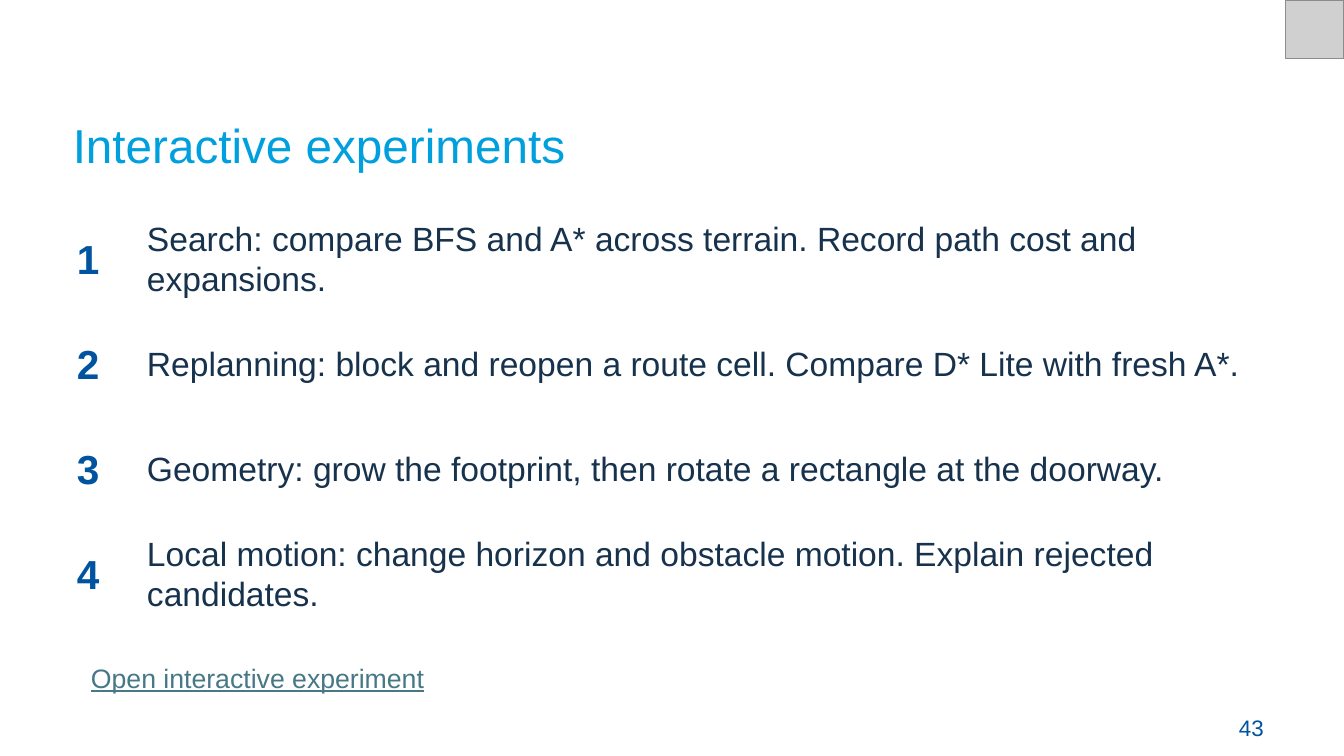
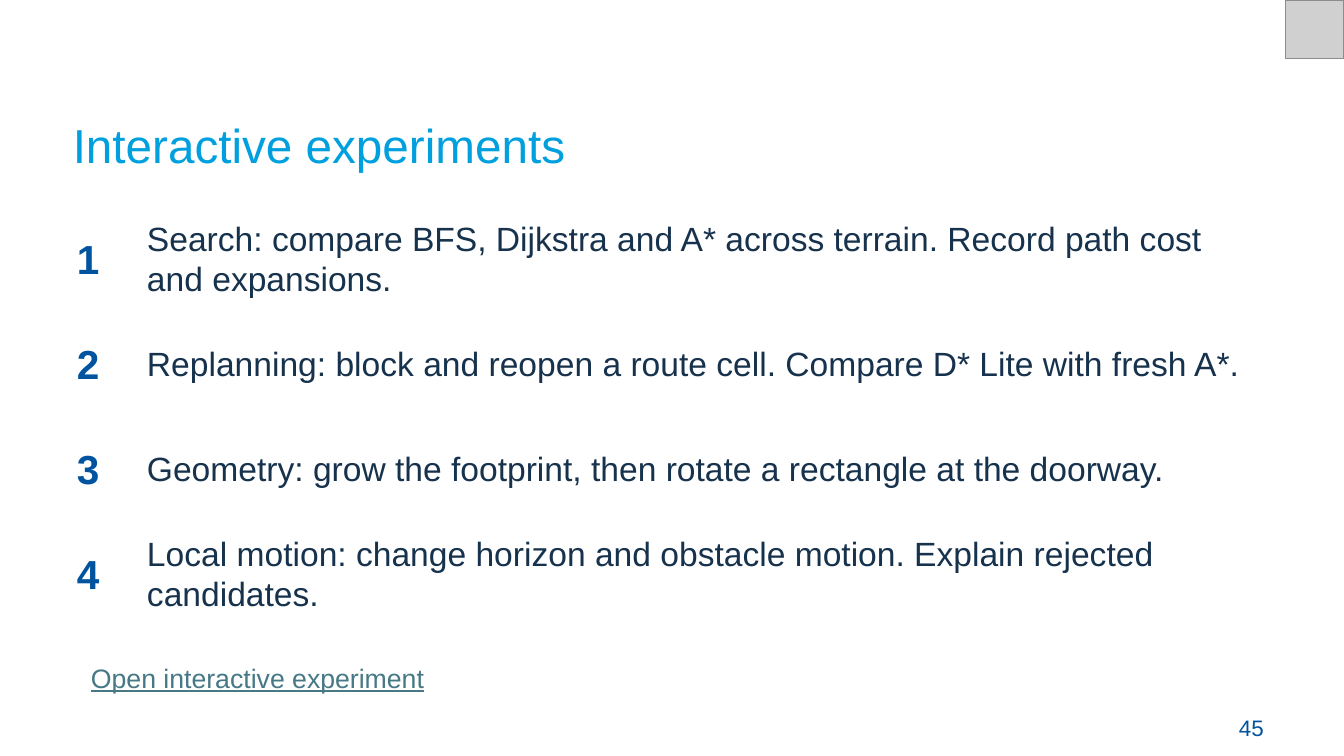
Before and after one commit to Croquembouche/Intro2AV-CourseContent, a slide deck: slide 45 of 2026/Presentations/Lecture 7 Path Planning for Autonomous Driving.pptx (slide 43 before the commit). Drawn at 1344x756 pixels with LibreOffice and Linux fonts; fonts in the diff are those of the drawing; grey boxes stand for pictures. Boxes give left, top, right and bottom in pixels: in the first picture for what was removed or moved away, otherwise in the second. Text is boxed around its words. In the diff, an @@ line names an element or a change of style, - is before the commit and + after.

```diff
--- a/2026/Presentations/Lecture 7 Path Planning for Autonomous Driving.pptx
+++ b/2026/Presentations/Lecture 7 Path Planning for Autonomous Driving.pptx
@@ text at (x1=147, y1=226, x2=1202, y2=298): text changed @@
-Search: compare BFS and A* across terrain. Record path cost and expansions.
+Search: compare BFS, Dijkstra and A* across terrain. Record path cost and expansions.
@@ text at (x1=1239, y1=720, x2=1264, y2=737): text changed @@
-43
+45
```
Also in this commit, not shown: 29 other slides changed, 5 slides added, 3 slides removed, 14 other files.
